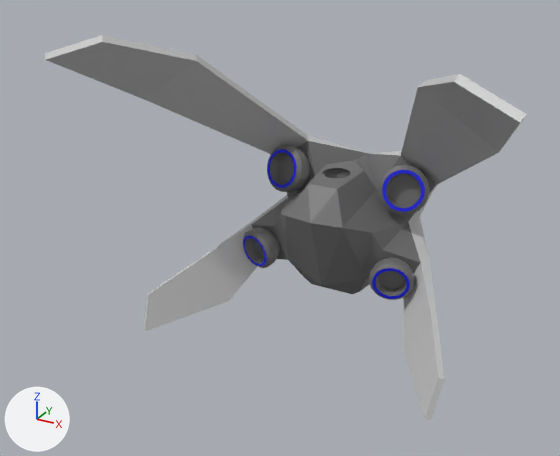
Before and after pictures for a commit that changed the Blender file Assets/RobotParts/Chassis/NimbleChassis/NimbleChassisModel.blend.
One viewpoint serves both versions: a 50 mm lens placed at (3.78, -8.57, 4.8), pointed at (-0.35, -1.06, 1.05). The axes (+X, +Y, +Z) are drawn at lower left. The lights are the same throughout.
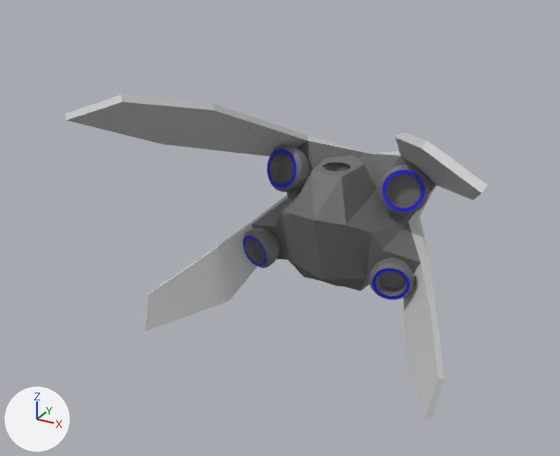
The edits, one by one:
me_cube_001 is used by ob_cube_001; location (0.0, 0.03, 1.39).
me_cube_001 had 598 vertices, 498 faces and spanned x -0.32..2.59, y -2.38..1.03, z -1.82..1.96.
me_cube_001 now has 598 vertices, 498 faces and spans x -0.32..2.36, y -2.41..1.03, z -1.82..1.35.
me_cube_001 part 1: 89 of 598 vertices moved; they spanned x -0.3..0.38, y -0.97..0.28, z -1.46..0.17 and now span x -0.3..0.38, y -0.87..0.28, z -1.38..0.24; mean shift (0.0, 0.01, 0.08); largest move (0.0, -0.66, 0.11) -> (0.0, -0.56, 0.24).
Part 2, on me_cube_001:
Vertex 222 of me_cube_001 moves from (1.35, -1.24, 1.66) at pixel (423, 80) to (1.15, -1.24, 1.12) at pixel (401, 131).
Vertex 223 of me_cube_001 moves from (1.32, -1.29, 1.6) at pixel (417, 87) to (1.12, -1.28, 1.05) at pixel (395, 137).
Vertex 224 of me_cube_001 moves from (1.96, -2.11, 1.96) at pixel (459, 73) to (1.73, -2.14, 1.35) at pixel (427, 140).
Vertex 225 of me_cube_001 moves from (1.92, -2.16, 1.9) at pixel (453, 81) to (1.69, -2.19, 1.28) at pixel (421, 148).
Vertex 226 of me_cube_001 moves from (2.19, -1.18, 1.1) at pixel (503, 146) to (2.0, -1.15, 0.56).
Vertex 227 of me_cube_001 moves from (2.16, -1.22, 1.04) at pixel (498, 152) to (1.96, -1.19, 0.49) at pixel (473, 200).
Vertex 228 of me_cube_001 moves from (2.59, -2.33, 1.75) at pixel (527, 114) to (2.36, -2.37, 1.11) at pixel (488, 185).
Vertex 229 of me_cube_001 moves from (2.56, -2.38, 1.69) at pixel (520, 122) to (2.32, -2.41, 1.05) at pixel (481, 193).

Pixel boxes [x1, y1, x2, y2] of what changed, in the pictures (560 x 456 px; the box of a moved part takes in the faces that stretch with it):
'Cube.001', reshaped (12% narrower, 16% shorter): before [45, 35, 527, 421]; after [65, 95, 488, 421]
part 1 of me_cube_001, moved or reshaped: before [281, 160, 408, 294]; after [281, 155, 408, 291]
part 2 of me_cube_001, moved or reshaped: before [45, 35, 527, 185]; after [65, 95, 488, 200]
